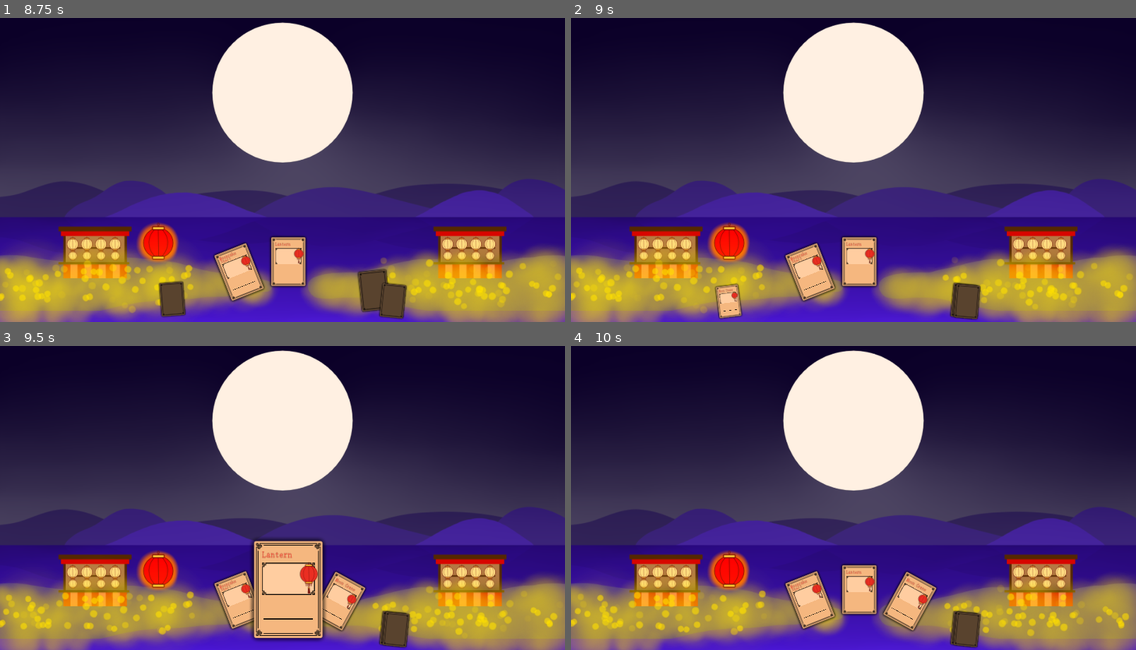
Above: before the commit, frames 1-4 (two rows, left to right).
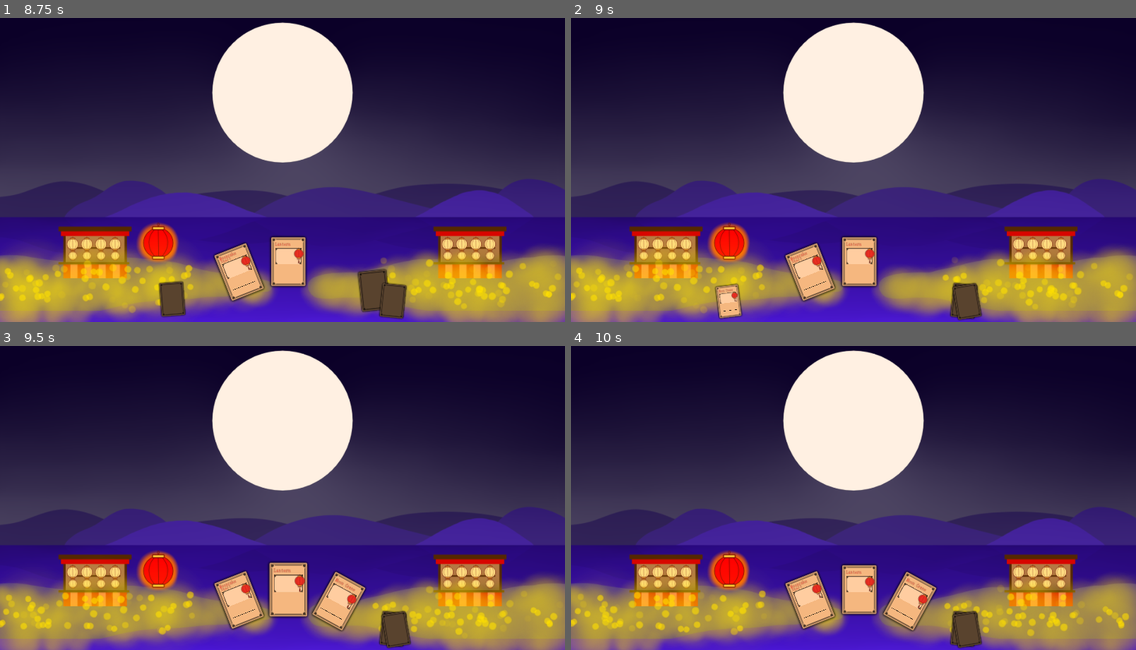
Above: after the commit, the same moments.

Repository: CiaranWoodward/LD52
Game: Godot game, scene res://Level/Level.tscn
Same seed, same stepped clock (60 frames per second), same inputs: the game is played once before the commit and once after it.
Inputs (mouse positions are in pixels of both pictures, inside the frame that each line leads up to):
- Up to frame 1 (8.75 s): drag from (423, 303) to (339, 94) at 0.52 s; drag from (169, 297) to (254, 227) at 1.27 s; move the mouse to (175, 297) at 2.02 s; tap Down (scroll_down) at 2.1, 5.1, 8.1 s; click (175, 297) at 2.17 s; tap Up (scroll_up) at 2.3, 5.3, 8.3 s; tap Enter at 2.75 s; drag from (175, 297) to (288, 261) at 2.77 s; drag from (237, 270) to (310, 163) at 3.52 s; drag from (237, 270) to (197, 84) at 4.27 s; move the mouse to (288, 261) at 5.02 s; click (288, 261) at 5.17 s; tap Escape (ui_cancel) at 5.65 s; drag from (175, 297) to (395, 300) at 5.77 s; drag from (288, 261) to (339, 94) at 6.52 s; drag from (339, 273) to (169, 297) at 7.27 s; move the mouse to (339, 273) at 8.02 s; click (339, 273) at 8.17 s
- Up to frame 2 (9 s): drag from (966, 300) to (859, 261) at 8.77 s
- Up to frame 3 (9.5 s): no input
- Up to frame 4 (10 s): drag from (910, 601) to (881, 491) at 9.52 s

Frame 1 is identical in both runs. In frame 2, 0.1% of the frame differs, in the area x 67-73%, y 87-100%; in frame 3, 4.0%, in the area x 44-73%, y 63-100%; in frame 4, 0.1%.

Commit message:
Adding upgrade menus to shop

Diff:
--- a/Cards/Card.gd
+++ b/Cards/Card.gd
@@ -16,6 +16,9 @@
 export(Global.EaseType) var reseatEase = Global.EaseType.IN
 export var reseatTimeLow = 0.4
 export var reseatTimeHigh = 0.6
+
+export var ignore_mouse = false
+export var selectable = true
 
 onready var growTween = Tween.new()
 onready var reseatTween = Tween.new()
@@ -90,6 +93,7 @@
 	else:
 		$Scaler/CardBack.visible = true
 		Global.unhover_card(self)
+		Global.unselect_card(self)
 		z_index = 0
 		if mouse_over && !mousehover_ignore:
 			grow_card()
@@ -142,7 +146,7 @@
 		reseat_callback.call_deferred("call_func")
 
 func _on_MouseSelectArea_input_event(_viewport: Node, event: InputEvent, _shape_idx: int) -> void:
-	if !is_active:
+	if !is_active || ignore_mouse:
 		return
 	if event is InputEventMouseButton:
 		if event.button_index == BUTTON_LEFT:
@@ -153,17 +157,21 @@
 					$SoundClick.pitch_scale = rand_range(1, 1.1)
 					$SoundClick.play()
 					emit_signal("card_clicked", self)
+					if selectable:
+						Global.selected_card = self
 				moused_down = false
 
 func _on_MouseSelectArea_mouse_exited() -> void:
 	moused_down = false
 
 func _on_MouseHoverArea_mouse_entered() -> void:
+	if ignore_mouse: return
 	mouse_over = true
 	if !mousehover_ignore:
 		grow_card()
 
 func _on_MouseHoverArea_mouse_exited() -> void:
+	if ignore_mouse: return
 	mouse_over = false
 	if !mousehover_ignore:
 		shrink_card()
@@ -188,9 +196,15 @@
 		growTween.start()
 
 func shrink_card() -> void:
+	if Global.selected_card == self:
+		return
 	Global.unhover_card(self)
 	growTween.stop_all()
 	growTween.interpolate_property($Scaler, "scale", $Scaler.scale, Vector2.ONE, growTime, growTrans, growEase)
 	growTween.interpolate_property(self, "rotation", rotation, 0, growTime, growTrans, growEase)
 	growTween.start()
 	z_index = 0
+
+func selected_card_changed(oldcard, newcard):
+	if oldcard == self && newcard != self:
+		shrink_card()
--- a/Cards/MoonCrane.gd
+++ b/Cards/MoonCrane.gd
@@ -1,7 +1,7 @@
 extends CardType
 
 func card_type():
-	return Global.CardType.DRAGON
+	return Global.CardType.CRANE
 
 func coin_cost():
 	return 8
--- a/Global.gd
+++ b/Global.gd
@@ -4,6 +4,7 @@
 signal coin_changed(new_coin)
 signal card_added(new_card)
 signal card_removed(old_card)
+signal change_selected_card(old, new)
 
 var cheer = 0.1
 var spirit = int(0)
@@ -11,6 +12,7 @@
 var portal_size = 1.0
 
 var hovered_card = null
+var selected_card = null setget set_selected_card
 
 var deck = []
 
@@ -29,6 +31,10 @@
 	add_card_to_deck(CardType.LANTERN)
 	add_card_to_deck(CardType.CAKE_STALL)
 	add_card_to_deck(CardType.CRANE)
+
+func _process(_delta: float) -> void:
+	if Input.is_action_just_pressed("ui_cancel"):
+		set_selected_card(null)
 
 func add_card_to_deck(type):
 	var newcard = card_scene.instance()
@@ -67,6 +73,31 @@
 		hovered_card = null
 		emit_signal("unhovered_card")
 
+func _release_hovercard_if_not_still_hovered():
+	if is_instance_valid(hovered_card):
+		if !hovered_card.mouse_over:
+			unhover_card(hovered_card)
+
+func set_selected_card(card):
+	if card == selected_card:
+		return
+	if is_instance_valid(card):
+		_release_hovercard_if_not_still_hovered()
+		if !hover_card(card):
+			return
+	else:
+		unhover_card(hovered_card)
+	var old_card = selected_card
+	selected_card = card
+	if is_instance_valid(old_card):
+		unhover_card(old_card)
+		old_card.shrink_card()
+	emit_signal("change_selected_card", old_card, card)
+
+func unselect_card(card):
+	if card == selected_card:
+		set_selected_card(null)
+
 func set_coin(newval):
 	coin = newval
 	emit_signal("coin_changed", newval)
--- a/Shop/CardHolder.tscn
+++ b/Shop/CardHolder.tscn
@@ -20,7 +20,7 @@
 
 [node name="CardPoint" type="Node2D" parent="CardPlace"]
 position = Vector2( 125, 179 )
-scale = Vector2( 3.4, 3.4 )
+scale = Vector2( 3.1, 3.1 )
 
 [node name="Card" parent="CardPlace/CardPoint" instance=ExtResource( 2 )]
 position = Vector2( 0, -1.52588e-05 )
--- a/Shop/CardSelect.tscn
+++ b/Shop/CardSelect.tscn
@@ -1,20 +1,25 @@
-[gd_scene load_steps=3 format=2]
+[gd_scene load_steps=5 format=2]
 
 [ext_resource path="res://Cards/Card.tscn" type="PackedScene" id=1]
 [ext_resource path="res://Graphics/e0000.png" type="Texture" id=2]
+[ext_resource path="res://Shop/CardSelect.gd" type="Script" id=3]
+[ext_resource path="res://Utils/GlowParent.tscn" type="PackedScene" id=4]
 
-[node name="CanvasLayer" type="CanvasLayer"]
+[node name="CardSelect" type="CanvasLayer"]
 layer = 100
+script = ExtResource( 3 )
 
 [node name="NinePatchRect" type="NinePatchRect" parent="."]
+visible = false
 self_modulate = Color( 1, 1, 1, 0.431373 )
-margin_left = -50.0
-margin_top = -70.7
-margin_right = 50.0
-margin_bottom = 70.7
+margin_left = -99.0
+margin_top = -140.0
+margin_right = 1.0
+margin_bottom = 1.39999
 grow_horizontal = 2
 grow_vertical = 2
 rect_min_size = Vector2( 100, 141.4 )
+rect_scale = Vector2( 2, 2 )
 texture = ExtResource( 2 )
 patch_margin_left = 50
 
@@ -23,10 +28,10 @@
 anchor_top = 1.0
 anchor_right = 1.0
 anchor_bottom = 1.0
-margin_left = -45.0
-margin_top = -1002.0
-margin_right = -1875.0
-margin_bottom = -982.0
+margin_left = -44.0
+margin_top = -924.0
+margin_right = -1874.0
+margin_bottom = -904.0
 grow_vertical = 0
 rect_scale = Vector2( 0.99733, 1 )
 texture_normal = ExtResource( 2 )
@@ -41,10 +46,10 @@
 
 [node name="UpgradeCard" type="NinePatchRect" parent="."]
 self_modulate = Color( 1, 1, 1, 0.431373 )
-margin_left = -50.0
-margin_top = -226.0
-margin_right = 50.0
-margin_bottom = -84.6
+margin_left = -99.0
+margin_top = -427.0
+margin_right = 101.0
+margin_bottom = -153.0
 grow_horizontal = 2
 grow_vertical = 2
 rect_min_size = Vector2( 100, 141.4 )
@@ -52,8 +57,12 @@
 patch_margin_left = 50
 
 [node name="Card" parent="UpgradeCard" instance=ExtResource( 1 )]
-position = Vector2( 50, 70 )
-scale = Vector2( 1.53337, 1.53337 )
+position = Vector2( 100, 135 )
+scale = Vector2( 3.1, 3.1 )
+growScale = 1.1
+ignore_mouse = true
+
+[node name="GlowParent" parent="UpgradeCard/Card" instance=ExtResource( 4 )]
 
 [node name="UpgradeButton" type="TextureButton" parent="UpgradeCard"]
 self_modulate = Color( 0.784314, 0.54902, 0.54902, 1 )
--- a/Shop/DeckContainer.gd
+++ b/Shop/DeckContainer.gd
@@ -1,6 +1,7 @@
 extends GridContainer
 
 onready var card_holder_scene = preload("res://Shop/CardHolder.tscn")
+var card_upgrade_overlay = null
 
 # Called when the node enters the scene tree for the first time.
 func _ready() -> void:
--- a/Shop/DeckScroller.gd
+++ b/Shop/DeckScroller.gd
@@ -38,6 +38,7 @@
 	animate_scroll($DeckContainer.rect_size.y - scroll_vertical, 0.3)
 
 func animate_scroll(scrollDiff, time=0.1):
+	Global.set_selected_card(null)
 	target_scroll += scrollDiff
 	scrollTween.stop_all()
 	scrollTween.interpolate_property(self, "scroll_vertical", scroll_vertical, target_scroll, time, Tween.TRANS_SINE, Tween.EASE_IN_OUT)
--- a/Shop/Shop.gd
+++ b/Shop/Shop.gd
@@ -8,3 +8,6 @@
 
 func spawn_global_deck():
 	deck_container.spawn_global_deck()
+
+func _on_NextLevel_pressed() -> void:
+	print("Next Level!")
--- a/Shop/Shop.tscn
+++ b/Shop/Shop.tscn
@@ -7,12 +7,19 @@
 [ext_resource path="res://Shop/DeckScroller.gd" type="Script" id=5]
 [ext_resource path="res://Shop/DeckContainer.gd" type="Script" id=6]
 [ext_resource path="res://Shop/Shop.gd" type="Script" id=7]
+[ext_resource path="res://Shop/NextLevel.tscn" type="PackedScene" id=8]
+[ext_resource path="res://Shop/CardSelect.tscn" type="PackedScene" id=9]
 
 [node name="Shop" type="Control"]
 anchor_right = 1.0
 anchor_bottom = 1.0
 mouse_filter = 2
 script = ExtResource( 7 )
+
+[node name="CardUpgradeOverlay" parent="." instance=ExtResource( 9 )]
+visible = false
+offset = Vector2( 300, 300 )
+transform = Transform2D( 1, 0, 0, 1, 300, 300 )
 
 [node name="GreyOut" type="NinePatchRect" parent="."]
 self_modulate = Color( 0, 0, 0, 0.101961 )
@@ -152,3 +159,11 @@
 margin_top = 688.0
 margin_right = 504.0
 margin_bottom = 1028.0
+
+[node name="NextLevel" parent="." instance=ExtResource( 8 )]
+anchor_left = 1.0
+anchor_top = 1.0
+margin_left = -208.0
+margin_top = -118.0
+
+[connection signal="pressed" from="NextLevel" to="." method="_on_NextLevel_pressed"]
--- a/Shop/ShopFloor.gd
+++ b/Shop/ShopFloor.gd
@@ -1,6 +1,7 @@
 extends Control
 
 export var unaffordable_modulation = Color(0.5, 0.5, 0.5)
+
 
 onready var shop_cards = get_tree().get_nodes_in_group("shop_cards")
 
@@ -10,6 +11,7 @@
 	_coin_changed(Global.coin)
 	for card in shop_cards:
 		card.connect("card_clicked", self, "_card_clicked")
+		card.selectable = false
 
 func _coin_changed(coin):
 	$NinePatchRect/Gold.text = String(coin)
--- a/Shop/ShopFloor.tscn
+++ b/Shop/ShopFloor.tscn
@@ -44,6 +44,7 @@
 editor_placed_card = true
 editor_card_type = 1
 growScale = 1.5
+selectable = false
 
 [node name="Firecracker" type="Node2D" parent="."]
 position = Vector2( 309, 143 )
@@ -54,6 +55,7 @@
 editor_placed_card = true
 editor_card_type = 2
 growScale = 1.5
+selectable = false
 
 [node name="Lantern" type="Node2D" parent="."]
 position = Vector2( 445, 143 )
@@ -63,6 +65,7 @@
 [node name="Card" parent="Lantern" groups=["shop_cards"] instance=ExtResource( 1 )]
 editor_placed_card = true
 growScale = 1.5
+selectable = false
 
 [node name="MoonCrane" type="Node2D" parent="."]
 position = Vector2( 647, 143 )
@@ -73,6 +76,7 @@
 editor_placed_card = true
 editor_card_type = 6
 growScale = 1.5
+selectable = false
 
 [node name="Dragon" type="Node2D" parent="."]
 position = Vector2( 785, 143 )
@@ -83,6 +87,7 @@
 editor_placed_card = true
 editor_card_type = 0
 growScale = 1.5
+selectable = false
 
 [node name="LightStall" type="Node2D" parent="."]
 position = Vector2( 991, 143 )
@@ -93,6 +98,7 @@
 editor_placed_card = true
 editor_card_type = 4
 growScale = 1.5
+selectable = false
 
 [node name="CoinStall" type="Node2D" parent="."]
 position = Vector2( 1128, 143 )
@@ -103,3 +109,4 @@
 editor_placed_card = true
 editor_card_type = 5
 growScale = 1.5
+selectable = false
--- a/project.godot
+++ b/project.godot
@@ -45,6 +45,13 @@
 
 [input]
 
+ui_cancel={
+"deadzone": 0.5,
+"events": [ Object(InputEventKey,"resource_local_to_scene":false,"resource_name":"","device":0,"alt":false,"shift":false,"control":false,"meta":false,"command":false,"pressed":false,"scancode":16777217,"physical_scancode":0,"unicode":0,"echo":false,"script":null)
+, Object(InputEventJoypadButton,"resource_local_to_scene":false,"resource_name":"","device":0,"button_index":1,"pressure":0.0,"pressed":false,"script":null)
+, Object(InputEventMouseButton,"resource_local_to_scene":false,"resource_name":"","device":0,"alt":false,"shift":false,"control":false,"meta":false,"command":false,"button_mask":0,"position":Vector2( 0, 0 ),"global_position":Vector2( 0, 0 ),"factor":1.0,"button_index":2,"pressed":false,"doubleclick":false,"script":null)
+ ]
+}
 scroll_up={
 "deadzone": 0.5,
 "events": [ Object(InputEventKey,"resource_local_to_scene":false,"resource_name":"","device":0,"alt":false,"shift":false,"control":false,"meta":false,"command":false,"pressed":false,"scancode":16777232,"physical_scancode":0,"unicode":0,"echo":false,"script":null)
Not shown: 1 places in Shop/Shop.tscn that only renumber resources
